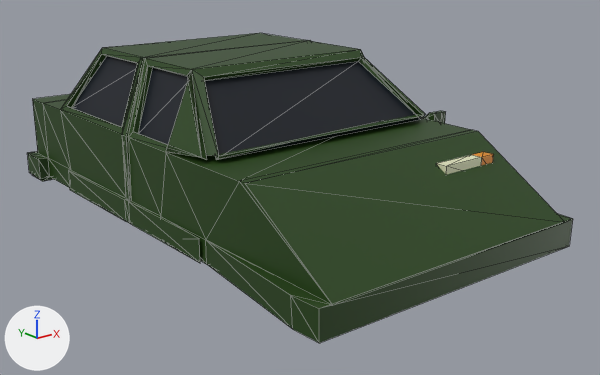
The glTF model assets/greenCar.glb as it was, and as the next commit left it.
Camera for both pictures: a 50 mm camera at (-3.54, -4.49, 1.94) aimed at (0.18, 0.16, 0.08). Arrows for +X, +Y and +Z are at lower left; the lights stay in place. Mesh edges are drawn as thin lines. Where no turn or scale is listed for an object, it has been applied to the vertices.
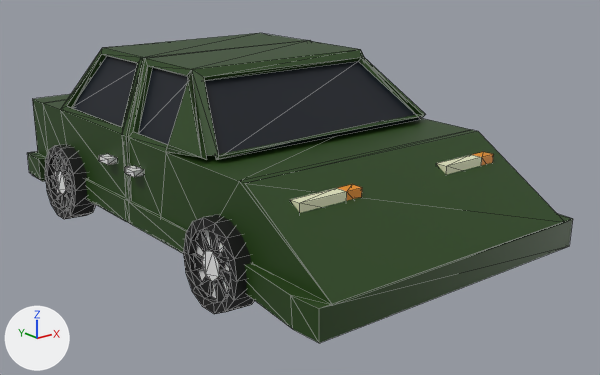
Commit message: Edit Car

Diff of the bpy script that builds the scene:
```diff
--- a/assets/greenCar.glb.py
+++ b/assets/greenCar.glb.py
@@ me_cylinder_006 @@
+me_cylinder_006.from_pydata(...)  # 112 vertices, 220 faces; spans x -0.106..0.106, y -0.291..0.291, z -0.288..0.288
+# faces by material slot: [194, 26]
+me_cylinder_006.materials.append(mat_tire)  # black #0e0e0e
+me_cylinder_006.materials.append(mat_material_003)  # white #e7e7e7
@@ ob_cube_003 @@
-ob_cube_003 = bpy.data.objects.new('Cube.003', me_cube_003)
-ob_cube_003.location = (1.132, -0.307, 0.552)
@@ ob_cylinder_006 @@
+ob_cylinder_006 = bpy.data.objects.new('Cylinder.006', me_cylinder_006)
+ob_cylinder_006.location = (-1.023, 1.556, 0.026)
@@ ob_cylinder_005 @@
+ob_cylinder_005 = bpy.data.objects.new('Cylinder.005', me_cylinder_006.copy())
+ob_cylinder_005.location = (-1.023, -0.597, 0.026)
@@ ob_cube_005 @@
+ob_cube_005 = bpy.data.objects.new('Cube.005', me_cube_002.copy())  # the mesh of ob_cube_002
+ob_cube_005.location = (-1.034, 0.436, 0.364)
+ob_cube_005.scale = (-0.0383, -0.0672, -0.02)
@@ ob_cube_004 @@
+ob_cube_004 = bpy.data.objects.new('Cube.004', me_cube_001.copy())  # the mesh of ob_cube_001
+ob_cube_004.location = (-0.567, -1.022, 0.412)
```

What differs and where, as boxes (x1, y1, x2, y2) in the pictures (600 x 375 px):
'Cylinder.005', added: after (183, 215, 255, 314)
    faces in mat_tire (black #0e0e0e): (183, 215, 255, 314)
    faces in mat_material_003 (white #e7e7e7): (196, 229, 230, 299)
'Cylinder.006', added: after (45, 144, 96, 219)
    faces in mat_tire (black #0e0e0e): (45, 144, 96, 219)
    faces in mat_material_003 (white #e7e7e7): (54, 155, 71, 208)
'Cube.004', added: after (290, 184, 362, 213)
    faces in mat_front (beige #e4e7c2): (290, 188, 347, 213)
    faces in mat_light (orange #e78e1b): (338, 184, 362, 201)
'Cube.005', added: after (99, 154, 144, 177)
'Cube.003', deleted: before (421, 111, 446, 123)
